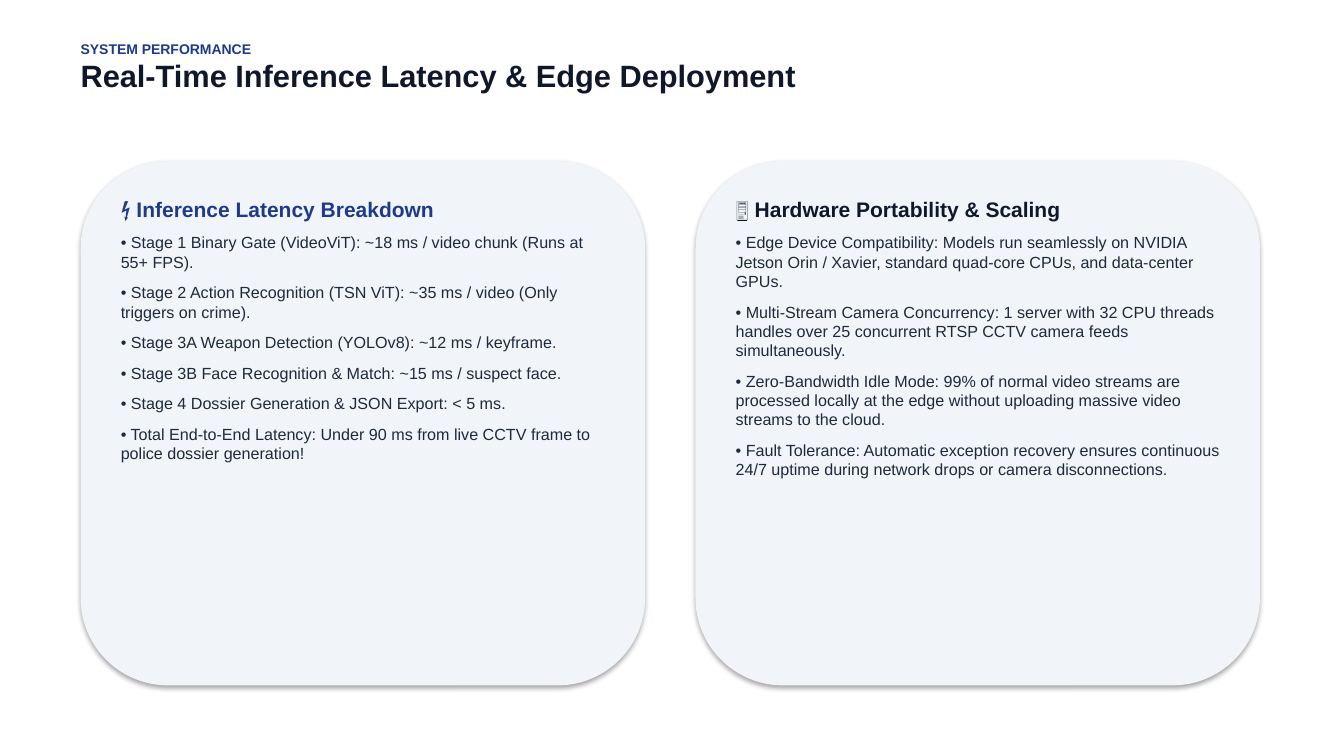
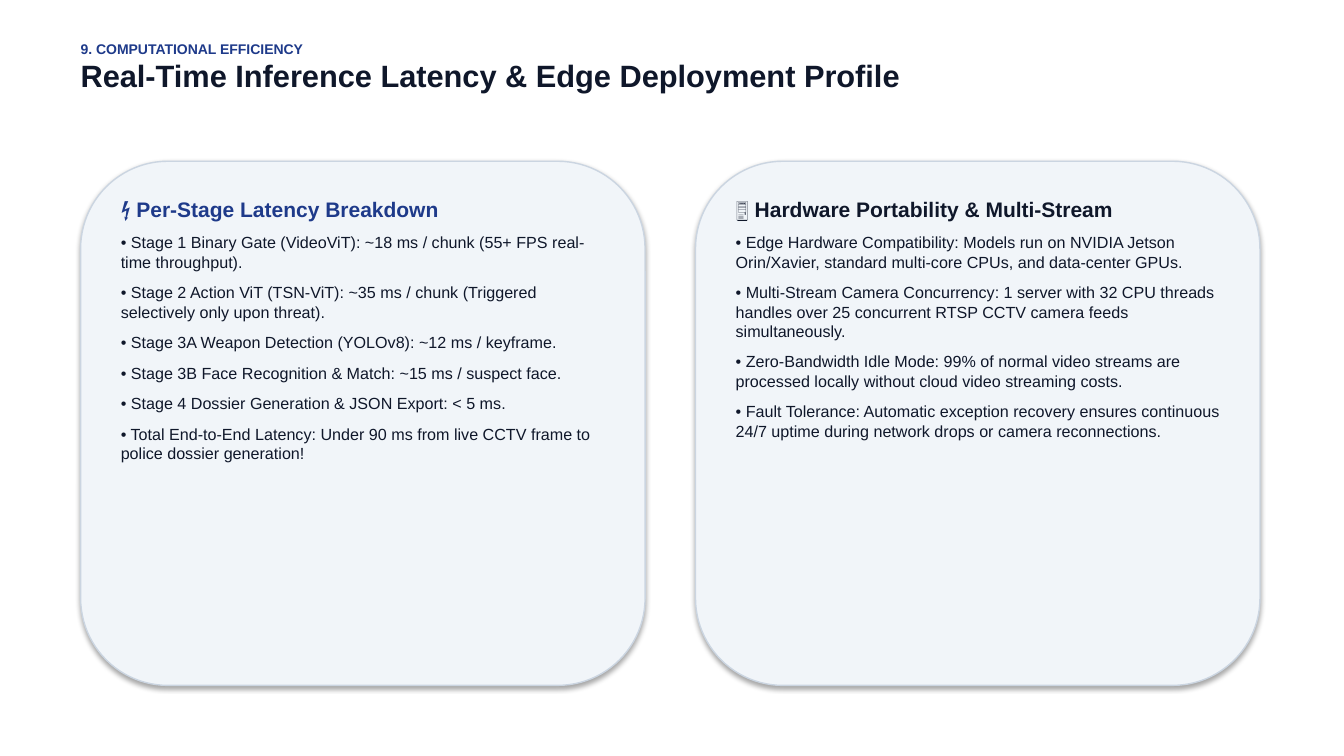
Before and after one commit to Visshu78/Realtime_Crime_detection, a slide deck: slide 13 of Crime_Detection_CCTV_Presentation.pptx (slide 10 before the commit). Drawn at 1344x756 pixels with LibreOffice and Linux fonts; fonts in the diff are those of the drawing. Boxes give left, top, right and bottom in pixels: in the first picture for what was removed or moved away, otherwise in the second. Text is boxed around its words. In the diff, an @@ line names an element or a change of style, - is before the commit and + after.

Commit message:
Update research presentation deck to comprehensive 14-slide faculty review format

```diff
--- a/Crime_Detection_CCTV_Presentation.pptx
+++ b/Crime_Detection_CCTV_Presentation.pptx
@@ text at [81, 44, 900, 93]: text changed @@
-SYSTEM PERFORMANCE
-Real-Time Inference Latency & Edge Deployment
+9. COMPUTATIONAL EFFICIENCY
+Real-Time Inference Latency & Edge Deployment Profile
@@ rounded rectangle at [81, 161, 645, 686]: outline none to #CBD5E1 1 pt @@
@@ rounded rectangle at [696, 161, 1260, 686]: outline none to #CBD5E1 1 pt @@
@@ text at [121, 201, 584, 322]: text changed; text colour #1E293B to #0F172A @@
-⚡ Inference Latency Breakdown
-• Stage 1 Binary Gate (VideoViT): ~18 ms / video chunk (Runs at 55+ FPS).
-• Stage 2 Action Recognition (TSN ViT): ~35 ms / video (Only triggers on crime).
+⚡ Per-Stage Latency Breakdown
+• Stage 1 Binary Gate (VideoViT): ~18 ms / chunk (55+ FPS real-time throughput).
+• Stage 2 Action ViT (TSN-ViT): ~35 ms / chunk (Triggered selectively only upon threat).
@@ text at [736, 201, 1182, 270]: text changed; text colour #1E293B to #0F172A @@
-🖥️ Hardware Portability & Scaling
-• Edge Device Compatibility: Models run seamlessly on NVIDIA Jetson Orin / Xavier, standard quad-core CPUs, and data-center GPUs.
+🖥️ Hardware Portability & Multi-Stream
+• Edge Hardware Compatibility: Models run on NVIDIA Jetson Orin/Xavier, standard multi-core CPUs, and data-center GPUs.
@@ text at [736, 286, 1214, 341]: text colour #1E293B to #0F172A in "• Multi-Stream Camera Concurrency: 1 server with ..." @@
@@ text at [121, 336, 590, 463]: text colour #1E293B to #0F172A in "• Stage 3A Weapon Detection (YOLOv8): ~12 ...", "• Stage 3B Face Recognition & Match: ...", "• Stage 4 Dossier Generation & JSON ...", "• Total End-to-End Latency: Under 90 ms ..." @@
@@ text at [736, 355, 1219, 441]: text changed; text colour #1E293B to #0F172A @@
-• Zero-Bandwidth Idle Mode: 99% of normal video streams are processed locally at the edge without uploading massive video streams to the cloud.
-• Fault Tolerance: Automatic exception recovery ensures continuous 24/7 uptime during network drops or camera disconnections.
+• Zero-Bandwidth Idle Mode: 99% of normal video streams are processed locally without cloud video streaming costs.
+• Fault Tolerance: Automatic exception recovery ensures continuous 24/7 uptime during network drops or camera reconnections.
```
Also in this commit, not shown: 10 other slides changed, 3 slides added, 1 slide removed, 1 other file.
